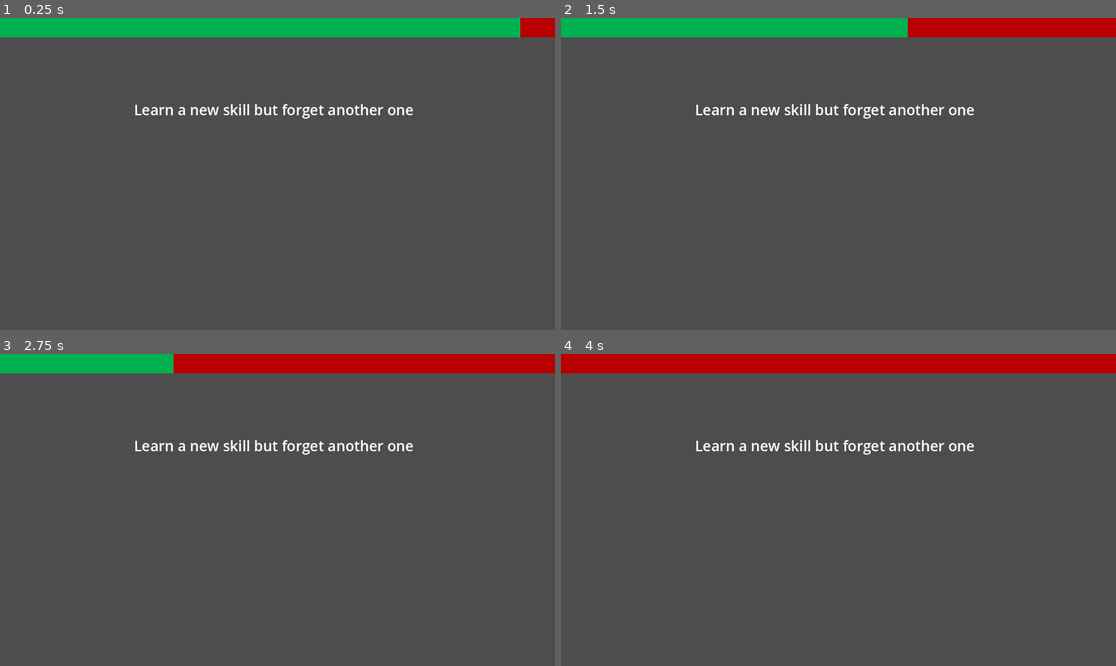
Above: before the commit, frames 1-4 (two rows, left to right).
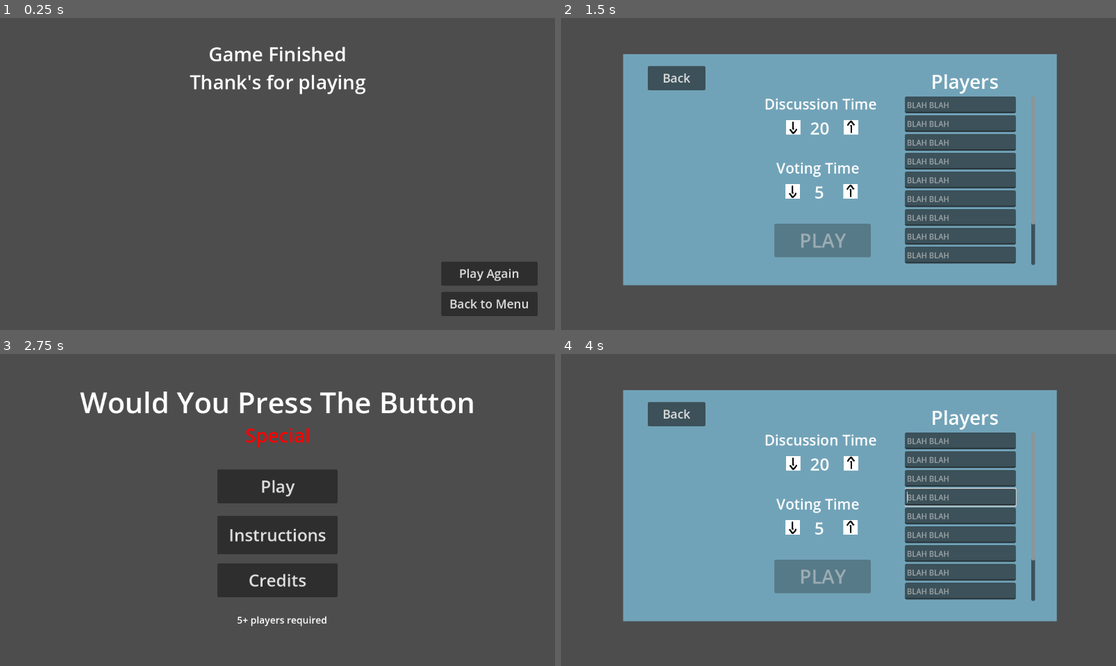
Above: after the commit, the same moments.

Repository: Beepered/WouldYouPressTheButton-Special
Game: Godot game, scene res://scenes/PlayScene.tscn
The game is run twice, just before and just after one commit, with the same random seed, the same clock (stepped at 60 frames per second) and the same inputs. This scene is started directly instead of the project's main scene.
Inputs (mouse positions are in pixels of both pictures, inside the frame that each line leads up to):
- Up to frame 1 (0.25 s): no input
- Up to frame 2 (1.5 s): click (1049, 305) at 0.5 s, where only the run after the commit has a clickable "Back to Menu"; click (838, 149) at 1.25 s, where only the run after the commit has a clickable "Play"
- Up to frame 3 (2.75 s): click (116, 413) at 2 s, where only the run after the commit has a clickable "Back"
- Up to frame 4 (4 s): click (838, 485) at 2.75 s, where only the run after the commit has a clickable "Play"; move the mouse to (960, 494) at 3.52 s; click (960, 494) at 3.67 s

The runs differ from the first frame. In frame 1, 11% of the frame differs, in the area x 0-100%, y 0-96%; in frame 2, 56%; in frame 3, 16%; in frame 4, 56%, in the area x 0-100%, y 0-86%.

Commit message:
replay and main menu buttons added to play scene

Diff:
--- a/wouldyoupressthebutton-special/prefabs/tiddle.tscn
+++ b/wouldyoupressthebutton-special/prefabs/tiddle.tscn
@@ -1,13 +1,21 @@
-[gd_scene load_steps=2 format=3 uid="uid://db432jeviyawg"]
-
-[ext_resource type="Texture2D" uid="uid://bgygn6ii42cpa" path="res://sprites/pixel.png" id="1_i6ntm"]
+[gd_scene format=3 uid="uid://db432jeviyawg"]
 
 [node name="rank tiddle" type="Node2D"]
 
-[node name="bar" type="Sprite2D" parent="."]
-scale = Vector2(50, 10)
-texture = ExtResource("1_i6ntm")
-offset = Vector2(0, -0.5)
+[node name="bar" type="ColorRect" parent="."]
+anchors_preset = 8
+anchor_left = 0.5
+anchor_top = 0.5
+anchor_right = 0.5
+anchor_bottom = 0.5
+offset_left = -25.0
+offset_top = -20.0
+offset_right = 25.0
+offset_bottom = -10.0
+grow_horizontal = 2
+grow_vertical = 2
+rotation = 3.14159
+pivot_offset = Vector2(25, 10)
 
 [node name="score" type="Label" parent="."]
 offset_left = -30.0
--- a/wouldyoupressthebutton-special/scenes/PlayScene.tscn
+++ b/wouldyoupressthebutton-special/scenes/PlayScene.tscn
@@ -1,8 +1,9 @@
-[gd_scene load_steps=12 format=3 uid="uid://bxed8hhwxeufi"]
+[gd_scene load_steps=13 format=3 uid="uid://bxed8hhwxeufi"]
 
 [ext_resource type="PackedScene" uid="uid://c3fiwj01jj0ip" path="res://prefabs/prompt_reader.tscn" id="1_mfmib"]
 [ext_resource type="Script" path="res://scripts/play/discussion.gd" id="1_o8j0k"]
 [ext_resource type="PackedScene" uid="uid://db432jeviyawg" path="res://prefabs/tiddle.tscn" id="3_qt80k"]
+[ext_resource type="Script" path="res://scripts/play/game_end.gd" id="4_aeehb"]
 
 [sub_resource type="StyleBoxFlat" id="StyleBoxFlat_cwot8"]
 bg_color = Color(0.721569, 0, 0, 1)
@@ -32,54 +33,74 @@
 
 [node name="PromptReader" parent="." instance=ExtResource("1_mfmib")]
 
-[node name="ProgressBar" type="ProgressBar" parent="."]
-offset_right = 1152.0
+[node name="Timer" type="Timer" parent="."]
+one_shot = true
+
+[node name="CanvasLayer" type="CanvasLayer" parent="."]
+
+[node name="ProgressBar" type="ProgressBar" parent="CanvasLayer"]
+anchors_preset = 5
+anchor_left = 0.5
+anchor_right = 0.5
+offset_left = -576.0
+offset_right = 576.0
 offset_bottom = 40.0
+grow_horizontal = 2
 theme_override_styles/background = SubResource("StyleBoxFlat_cwot8")
 theme_override_styles/fill = SubResource("StyleBoxFlat_3lfi2")
 value = 9.15
 show_percentage = false
 
-[node name="title" type="Label" parent="."]
-anchors_preset = -1
+[node name="title" type="Label" parent="CanvasLayer"]
+anchors_preset = 5
+anchor_left = 0.5
 anchor_right = 0.5
-anchor_bottom = 0.018
-offset_left = 242.0
-offset_top = 67.0
-offset_right = 892.0
-offset_bottom = 107.0
+offset_left = -300.0
+offset_top = 58.0
+offset_right = 300.0
+offset_bottom = 98.0
+grow_horizontal = 2
 theme_override_font_sizes/font_size = 20
 text = "title"
 horizontal_alignment = 1
 vertical_alignment = 1
 autowrap_mode = 2
 
-[node name="prompt" type="Label" parent="."]
-offset_left = 110.0
-offset_top = 107.0
-offset_right = 1028.0
-offset_bottom = 274.0
+[node name="prompt" type="Label" parent="CanvasLayer"]
+anchors_preset = 5
+anchor_left = 0.5
+anchor_right = 0.5
+offset_left = -459.0
+offset_top = 112.0
+offset_right = 459.0
+offset_bottom = 279.0
+grow_horizontal = 2
 theme_override_font_sizes/font_size = 30
 text = "prompt"
 horizontal_alignment = 1
 vertical_alignment = 1
 autowrap_mode = 3
 
-[node name="instructions" type="Label" parent="."]
-offset_left = 170.0
-offset_top = 282.0
-offset_right = 970.0
-offset_bottom = 352.0
+[node name="instructions" type="Label" parent="CanvasLayer"]
+anchors_preset = 8
+anchor_left = 0.5
+anchor_top = 0.5
+anchor_right = 0.5
+anchor_bottom = 0.5
+offset_left = -400.0
+offset_top = -35.0
+offset_right = 400.0
+offset_bottom = 35.0
+grow_horizontal = 2
+grow_vertical = 2
 theme_override_font_sizes/font_size = 25
 text = "instructions"
 horizontal_alignment = 1
 vertical_alignment = 1
 autowrap_mode = 3
 
-[node name="Timer" type="Timer" parent="."]
-one_shot = true
-
 [node name="Discussion" type="CanvasLayer" parent="."]
+visible = false
 script = ExtResource("1_o8j0k")
 rankTiddle = ExtResource("3_qt80k")
 
@@ -118,4 +139,54 @@
 theme_override_styles/normal = SubResource("StyleBoxFlat_syvud")
 text = "No"
 
+[node name="Game End" type="CanvasLayer" parent="."]
+visible = false
+script = ExtResource("4_aeehb")
+
+[node name="Title" type="Label" parent="Game End"]
+anchors_preset = 5
+anchor_left = 0.5
+anchor_right = 0.5
+offset_left = -182.5
+offset_top = 47.0
+offset_right = 182.5
+offset_bottom = 160.0
+grow_horizontal = 2
+theme_override_font_sizes/font_size = 40
+text = "Game Finished
+Thank's for playing"
+horizontal_alignment = 1
+
+[node name="PlayAgain" type="Button" parent="Game End"]
+anchors_preset = 7
+anchor_left = 0.5
+anchor_top = 1.0
+anchor_right = 0.5
+anchor_bottom = 1.0
+offset_left = 340.0
+offset_top = -142.0
+offset_right = 540.0
+offset_bottom = -92.0
+grow_horizontal = 2
+grow_vertical = 0
+theme_override_font_sizes/font_size = 25
+text = "Play Again"
+
+[node name="BacktoMenu" type="Button" parent="Game End"]
+anchors_preset = 7
+anchor_left = 0.5
+anchor_top = 1.0
+anchor_right = 0.5
+anchor_bottom = 1.0
+offset_left = 340.0
+offset_top = -79.0
+offset_right = 540.0
+offset_bottom = -29.0
+grow_horizontal = 2
+grow_vertical = 0
+theme_override_font_sizes/font_size = 25
+text = "Back to Menu"
+
 [connection signal="timeout" from="Timer" to="Discussion" method="_on_timer_timeout"]
+[connection signal="pressed" from="Game End/PlayAgain" to="Game End" method="_on_play_again_pressed"]
+[connection signal="pressed" from="Game End/BacktoMenu" to="Game End" method="_on_backto_menu_pressed"]
--- a/wouldyoupressthebutton-special/scenes/main_menu.tscn
+++ b/wouldyoupressthebutton-special/scenes/main_menu.tscn
@@ -331,46 +331,6 @@
 drag_and_drop_selection_enabled = false
 
 [node name="Line12" type="LineEdit" parent="CanvasLayer/Settings/NumPlayers/ScrollContainer/VBoxContainer"]
-custom_minimum_size = Vector2(230, 35)
-layout_mode = 2
-placeholder_text = "BLAH BLAH"
-max_length = 20
-context_menu_enabled = false
-shortcut_keys_enabled = false
-middle_mouse_paste_enabled = false
-drag_and_drop_selection_enabled = false
-
-[node name="Line13" type="LineEdit" parent="CanvasLayer/Settings/NumPlayers/ScrollContainer/VBoxContainer"]
-custom_minimum_size = Vector2(230, 35)
-layout_mode = 2
-placeholder_text = "BLAH BLAH"
-max_length = 20
-context_menu_enabled = false
-shortcut_keys_enabled = false
-middle_mouse_paste_enabled = false
-drag_and_drop_selection_enabled = false
-
-[node name="Line14" type="LineEdit" parent="CanvasLayer/Settings/NumPlayers/ScrollContainer/VBoxContainer"]
-custom_minimum_size = Vector2(230, 35)
-layout_mode = 2
-placeholder_text = "BLAH BLAH"
-max_length = 20
-context_menu_enabled = false
-shortcut_keys_enabled = false
-middle_mouse_paste_enabled = false
-drag_and_drop_selection_enabled = false
-
-[node name="Line15" type="LineEdit" parent="CanvasLayer/Settings/NumPlayers/ScrollContainer/VBoxContainer"]
-custom_minimum_size = Vector2(230, 35)
-layout_mode = 2
-placeholder_text = "BLAH BLAH"
-max_length = 20
-context_menu_enabled = false
-shortcut_keys_enabled = false
-middle_mouse_paste_enabled = false
-drag_and_drop_selection_enabled = false
-
-[node name="Line16" type="LineEdit" parent="CanvasLayer/Settings/NumPlayers/ScrollContainer/VBoxContainer"]
 custom_minimum_size = Vector2(230, 35)
 layout_mode = 2
 placeholder_text = "BLAH BLAH"
--- a/wouldyoupressthebutton-special/scripts/play/discussion.gd
+++ b/wouldyoupressthebutton-special/scripts/play/discussion.gd
@@ -2,11 +2,13 @@
 
 @onready var promptReader = $"../PromptReader"
 
-@onready var progressBar = $"../ProgressBar"
 @onready var timer = $"../Timer"
-@onready var title = $"../title"
-@onready var prompt = $"../prompt"
-@onready var instructions = $"../instructions"
+
+@onready var mainCanvas = $"../CanvasLayer"
+@onready var progressBar = $"../CanvasLayer/ProgressBar"
+@onready var title = $"../CanvasLayer/title"
+@onready var prompt = $"../CanvasLayer/prompt"
+@onready var instructions = $"../CanvasLayer/instructions"
 
 @onready var skipButton = $SkipButton
 
@@ -14,11 +16,11 @@
 @onready var voteButton = $"../Voting/YesButton"
 @onready var noButton = $"../Voting/NoButton"
 
+@onready var endCanvas = $"../Game End"
+
 @export var rankTiddle: PackedScene
 
-
 var numRounds = 2*(Global.playerNames.size())
-var player_weights = {}
 var stageNum = 1
 var currentRound = 1
 var roles_assigned = {}
@@ -38,7 +40,8 @@
 	for player in Global.playerNames:
 		points[player] = 0
 
-	# Initialize the buttons
+	mainCanvas.visible = true
+
 	skipButton.visible = false
 	skipButton.connect("pressed", Callable(self, "on_skip_button_pressed"))
 
@@ -46,11 +49,16 @@
 	voteButton.connect("pressed", Callable(self, "on_vote_button_pressed"))
 	noButton.connect("pressed", Callable(self, "on_no_button_pressed"))
 
+	endCanvas.visible = false
+
 	# Shuffle prompts
 	randomize()
 	prompts.shuffle()
 
-	stage()
+	points["a"] = 10
+	points["s"] = 3
+	end_game()
+	#stage()
 
 func _process(_delta: float) -> void:
 	progressBar.value = (timer.time_left / timer.wait_time) * 100
@@ -216,22 +224,18 @@
 		pressVotes, dontPressVotes, winner
 	]
 
-func end_game() -> void:
-	prompt.text = "Game Over! Thanks for playing!"
-	rankings()
-	timer.stop()
-
 func rankings():
 	var ranking = ""
 
 	var maxTiddleHeight = get_viewport().size.y - 200
 
 	var count = 0
+	var spacing = 85
 	for player_name in Global.playerNames:
 		var tiddle = rankTiddle.instantiate()
-		var x = get_viewport().size.x / 2 - ((Global.playerNames.size() * 90) / 2) + (count*90)
-		tiddle.position = Vector2(x, 450)
-		tiddle.get_node("bar").scale.y = maxTiddleHeight - (maxTiddleHeight - points[player_name] * 15)
+		var x = (get_viewport().size.x / 2 - ((Global.playerNames.size() / 2) * spacing)) + (count*spacing)
+		tiddle.position = Vector2(x, 420)
+		tiddle.get_node("bar").size.y = maxTiddleHeight - (maxTiddleHeight - points[player_name] * 15)
 		tiddle.get_node("score").text = str(points[player_name])
 		tiddle.get_node("name").text = player_name
 		add_child(tiddle)
@@ -240,6 +244,8 @@
 	# Display the ranking list
 	prompt.text = ranking
 
-func compare_scores(a: String, b: String) -> int:
-	# Custom comparison function for sorting (descending order)
-	return player_weights[b] - player_weights[a]
+func end_game() -> void:
+	rankings()
+	mainCanvas.visible = false
+	endCanvas.visible = true
+	timer.stop()
--- /dev/null
+++ b/wouldyoupressthebutton-special/scripts/play/game_end.gd
@@ -0,0 +1,8 @@
+extends CanvasLayer
+
+func _on_play_again_pressed() -> void:
+	$"../Discussion"._ready()
+
+
+func _on_backto_menu_pressed() -> void:
+	get_tree().change_scene_to_file("res://scenes/main_menu.tscn")
Not shown, changed: wouldyoupressthebutton-special/prompts.txt
